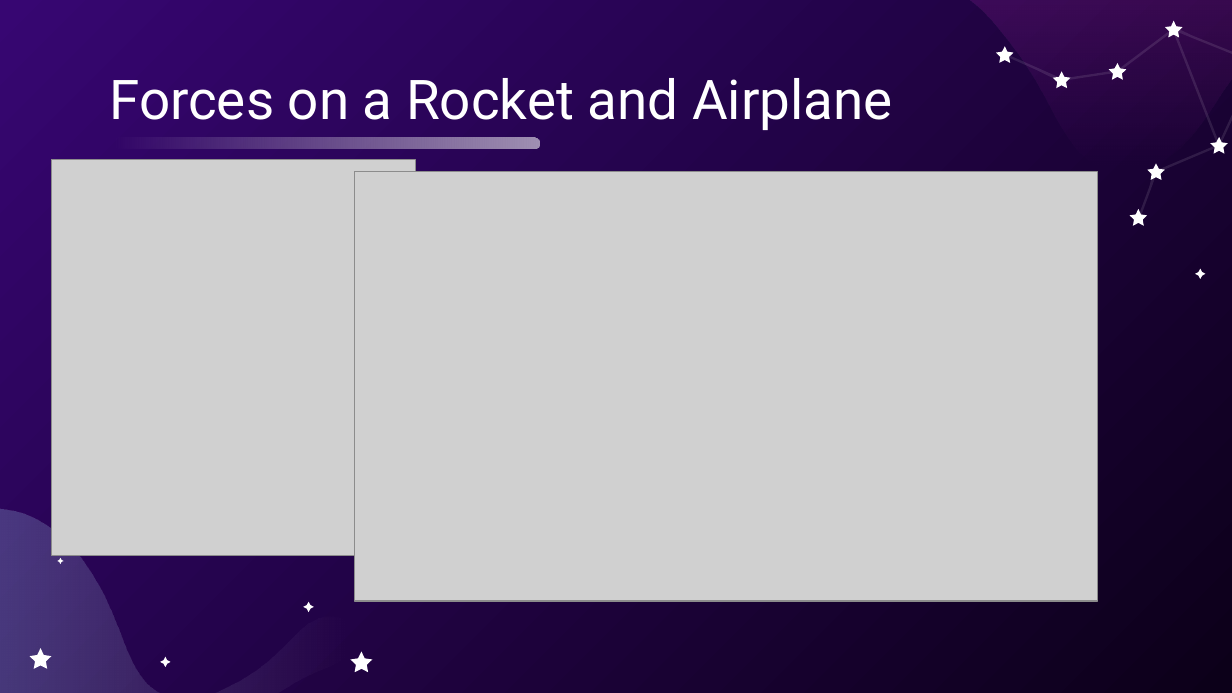
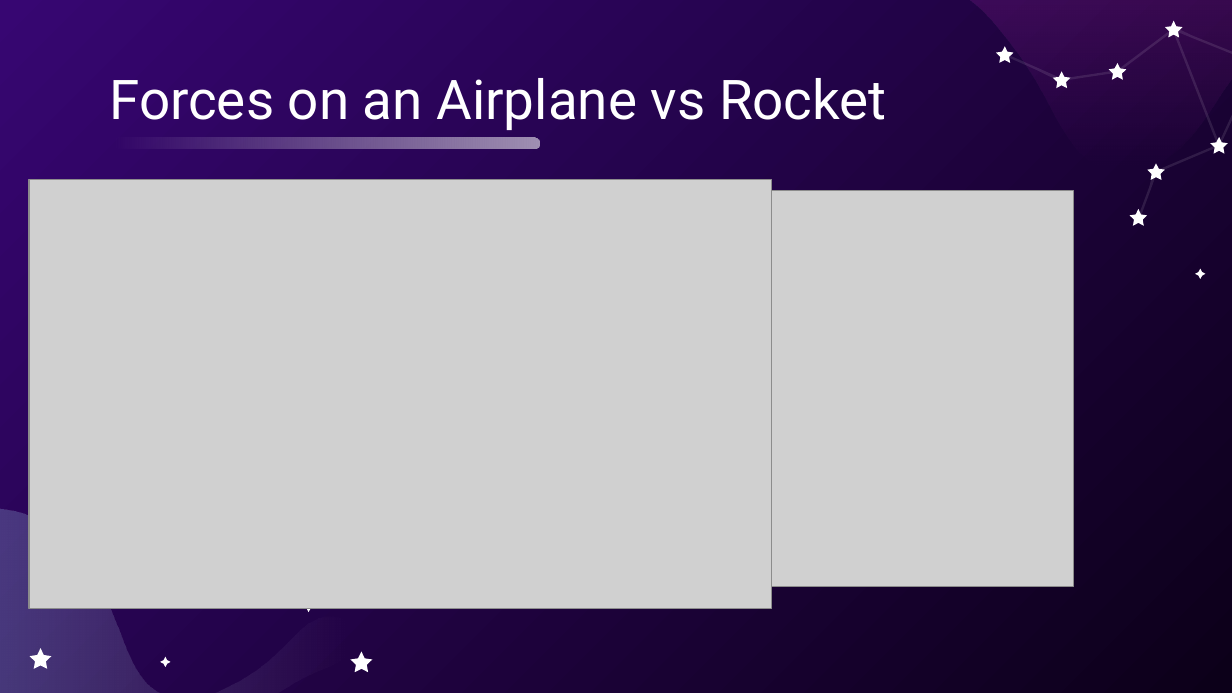
Before and after one commit to usedgenes/Rocketry-Curriculum, a slide deck: slide 6 of Beginner/Day 1/Intro to Rocketry.pptx (slide 5 before the commit). Drawn at 1232x693 pixels with LibreOffice and Linux fonts; fonts in the diff are those of the drawing; grey boxes stand for pictures. Boxes give left, top, right and bottom in pixels: in the first picture for what was removed or moved away, otherwise in the second. Text is boxed around its words. In the diff, an @@ line names an element or a change of style, - is before the commit and + after.

```diff
--- a/Beginner/Day 1/Intro to Rocketry.pptx
+++ b/Beginner/Day 1/Intro to Rocketry.pptx
@@ title at (x1=109, y1=78, x2=887, y2=130): text changed @@
-Forces on a Rocket and Airplane
+Forces on an Airplane vs Rocket
@@ picture moved from (x1=355, y1=171, x2=1098, y2=600) to (x1=30, y1=179, x2=772, y2=607) @@
@@ picture moved from (x1=52, y1=160, x2=415, y2=556) to (x1=710, y1=191, x2=1073, y2=586) @@
@@ freeform shape removed at (x1=57, y1=558, x2=63, y2=564) @@
```
Also in this commit, not shown: 1 slide added, 4 other files.
